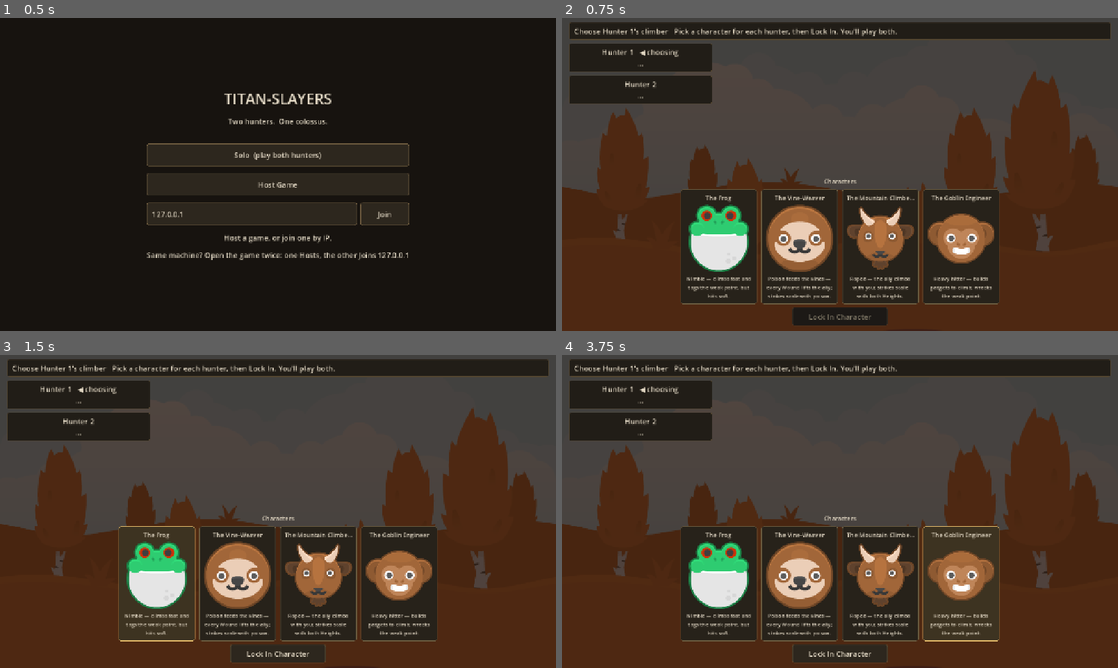
Above: before the commit, frames 1-4 (two rows, left to right).
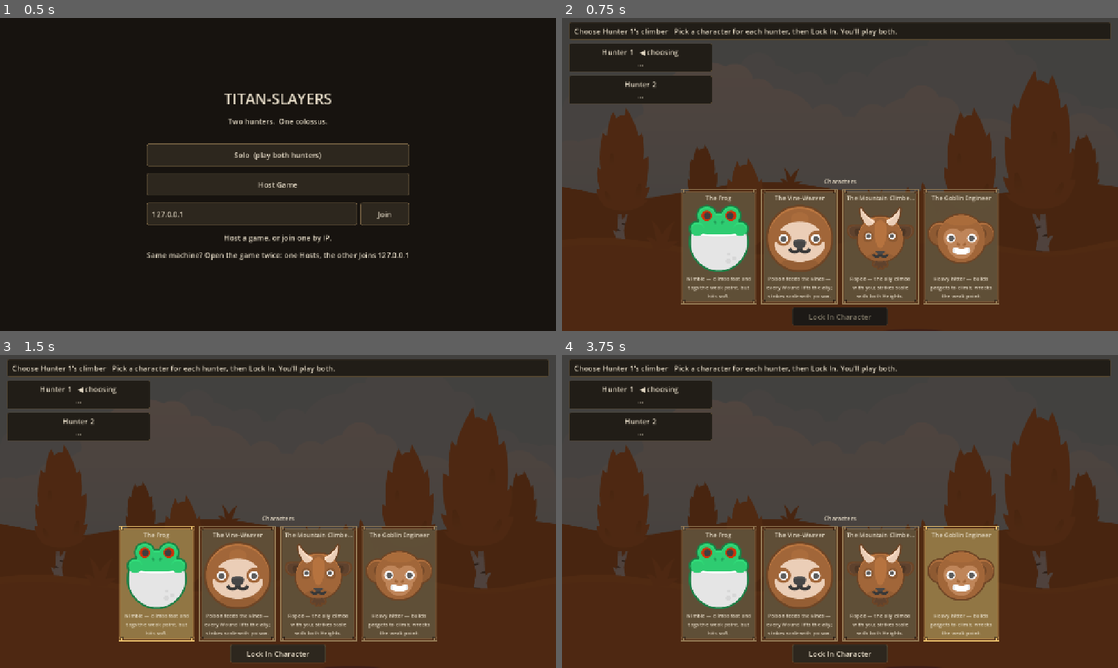
Above: after the commit, the same moments.

Repository: nbensen6/CardGame
Game: Godot game, scene res://views/menu.tscn
Two runs of this game, one before a commit and one after it. Both use one fixed random seed, a clock stepped at 60 frames per second and the inputs below.
Inputs (mouse positions are in pixels of both pictures, inside the frame that each line leads up to):
- Up to frame 1 (0.5 s): no input
- Up to frame 2 (0.75 s): click "Solo (play both hunters)" at 0.5 s
- Up to frame 3 (1.5 s): click (155, 583) at 1.27 s
- Up to frame 4 (3.75 s): click (801, 583) at 2.02 s; click (878, 583) at 2.77 s; click (962, 583) at 3.52 s

Frame 1 is identical in both runs. In frame 2, 13% of the frame differs, in the area x 21-79%, y 54-92%; in frame 3, 13%; in frame 4, 13%.

Commit message:
TASKS.md batch 1: card frames, collapsible log, ladder marker fix
1. Cards get ornate 9-slice frames baked from Kenney Fantasy UI Borders
   (dark center + tinted bronze border; hover/pressed/disabled/gold-
   selected states). Verified by screenshot — sizing intact, nothing
   clipped.
2. Log is collapsible: a "Log ▸/▾" toggle flips the ticker between the
   last 4 lines and a 16-line history (host now sends 18 lines).
3. BUG FIX (Nick's report): hunter icon vanished from the climb ladder
   on reaching the weak point — foothold can exceed the sigil height
   (cap 8 vs heights 2-6), so the marker had no rung. Markers now clamp
   to the top rung.

Co-Authored-By: Claude Opus 4.8 <noreply@anthropic.com>

Diff:
--- a/game/session/game_host.gd
+++ b/game/session/game_host.gd
@@ -195,7 +195,7 @@
 		}
 		s["round"] = c.round_num
 		s["base_energy"] = Combat.BASE_ENERGY
-		s["log"] = c.log.slice(maxi(c.log.size() - 7, 0))
+		s["log"] = c.log.slice(maxi(c.log.size() - 18, 0))  # enough for the expanded log view
 	return s
 
 func _players_public() -> Array:
--- a/game/ui/card_view.gd
+++ b/game/ui/card_view.gd
@@ -169,18 +169,34 @@
 	return l
 
 
+const FRAME_NORMAL := preload("res://assets/ui/card_normal.png")
+const FRAME_HOVER := preload("res://assets/ui/card_hover.png")
+const FRAME_PRESSED := preload("res://assets/ui/card_pressed.png")
+const FRAME_DISABLED := preload("res://assets/ui/card_disabled.png")
+const FRAME_GOLD := preload("res://assets/ui/card_gold.png")
+
+
 func _apply_frame() -> void:
-	add_theme_stylebox_override("normal", _frame(Color(0.152, 0.132, 0.104), Color(0.42, 0.36, 0.25)))
-	add_theme_stylebox_override("hover", _frame(Color(0.2, 0.17, 0.13), Color(0.66, 0.54, 0.34)))
-	add_theme_stylebox_override("pressed", _frame(Color(0.13, 0.112, 0.088), Color(0.5, 0.42, 0.28)))
-	add_theme_stylebox_override("disabled", _frame(Color(0.115, 0.105, 0.092), Color(0.26, 0.23, 0.18)))
+	add_theme_stylebox_override("normal", _tex_frame(FRAME_NORMAL))
+	add_theme_stylebox_override("hover", _tex_frame(FRAME_HOVER))
+	add_theme_stylebox_override("pressed", _tex_frame(FRAME_PRESSED))
+	add_theme_stylebox_override("disabled", _tex_frame(FRAME_DISABLED))
+
+
+## Ornate 9-slice card frame (baked from Kenney Fantasy UI Borders).
+func _tex_frame(tex: Texture2D) -> StyleBoxTexture:
+	var sb := StyleBoxTexture.new()
+	sb.texture = tex
+	sb.set_texture_margin_all(14)  # keep the corner ornaments un-stretched
+	sb.set_content_margin_all(8)
+	return sb
 
 
 ## Mark this card as the current (not yet locked) reward selection.
 func set_selected(on: bool) -> void:
 	if not on:
 		return
-	var gold := _frame(Color(0.24, 0.20, 0.13), Color(0.90, 0.74, 0.42))
+	var gold := _tex_frame(FRAME_GOLD)
 	add_theme_stylebox_override("normal", gold)
 	add_theme_stylebox_override("hover", gold)
 	add_theme_stylebox_override("pressed", gold)
--- a/game/views/combat_view.gd
+++ b/game/views/combat_view.gd
@@ -19,6 +19,7 @@
 @onready var _ladder: VBoxContainer = %Ladder
 @onready var _boss_art: TextureRect = %BossArt
 @onready var _log_label: Label = %Log
+@onready var _log_toggle: Button = %LogToggle
 @onready var _hand_label: Label = %HandLabel
 @onready var _hand_row: HBoxContainer = %Hand
 @onready var _grip_bar: PanelContainer = %GripBar
@@ -57,6 +58,7 @@
 # Card selection (Burn Coal / Catapult): tapping a selection card starts a local
 # pick flow; the chosen hand indices are bundled into one play_card. Empty = idle.
 var _selecting: Dictionary = {}
+var _log_expanded := false   # log ticker: collapsed = last 4 lines, expanded = last 16
 
 
 # --- Solo helpers (one player controls both hunters) ----------------------
@@ -97,6 +99,10 @@
 		_selected_char = ""
 		_refresh())
 	_lock_btn.pressed.connect(_on_lock)
+	_log_toggle.pressed.connect(func() -> void:
+		_log_expanded = not _log_expanded
+		_log_toggle.text = "Log ▾" if _log_expanded else "Log ▸"
+		_refresh())
 	_restart_btn.pressed.connect(func() -> void: _client.restart())
 	_menu_btn.pressed.connect(_return_to_menu)
 	_client = Session.client
@@ -238,6 +244,7 @@
 
 	_combat_audio(s)
 	_update_climb_state(s)
+	_log_toggle.visible = true
 	_show_boss_art(String(boss.get("art", "")), int(boss.get("strength", 0)) > 0)
 	_build_ladder(s)
 	_render_players(s, targeted)
@@ -500,6 +507,7 @@
 
 func _render_character_select(s: Dictionary) -> void:
 	_stop_climb()
+	_log_toggle.visible = false
 	_overlay.visible = false
 	_top_bar.visible = true
 	_boss_hp_bar.visible = false
@@ -767,10 +775,12 @@
 	return header + ("\n\n" + body if not body.is_empty() else "")
 
 
-## Combat ticker: just the last few log lines, dim, in the scene's left column.
+## Combat ticker: the last few log lines, dim, in the scene's left column.
+## The Log ▸/▾ button toggles between a 4-line ticker and a 16-line history.
 func _log_tail(s: Dictionary) -> String:
 	var log: Array = s.get("log", [])
-	return "\n".join(log.slice(maxi(log.size() - 4, 0)))
+	var n := 16 if _log_expanded else 4
+	return "\n".join(log.slice(maxi(log.size() - n, 0)))
 
 
 ## The shared climb ladder, drawn IN the scene beside the beast: one rung per
@@ -794,9 +804,10 @@
 		var row := HBoxContainer.new()
 		row.add_theme_constant_override("separation", 6)
 		row.alignment = BoxContainer.ALIGNMENT_END
-		# hunters standing at this Height
+		# hunters standing at this Height (clamped: overshooting the sigil still
+		# shows you AT the sigil — markers must never vanish off the top)
 		for p in players:
-			if int(p.get("foothold", 0)) == lvl:
+			if clampi(int(p.get("foothold", 0)), 0, height) == lvl:
 				var m := TextureRect.new()
 				m.custom_minimum_size = Vector2(30, 30)
 				m.expand_mode = TextureRect.EXPAND_IGNORE_SIZE
--- a/game/views/combat_view.tscn
+++ b/game/views/combat_view.tscn
@@ -97,6 +97,13 @@
 unique_name_in_owner = true
 layout_mode = 2
 theme_override_constants/separation = 8
+
+[node name="LogToggle" type="Button" parent="Margin/Root/Scene/LeftCol"]
+unique_name_in_owner = true
+layout_mode = 2
+size_flags_horizontal = 0
+flat = true
+text = "Log ▸"
 
 [node name="Log" type="Label" parent="Margin/Root/Scene/LeftCol"]
 unique_name_in_owner = true
Binary file added: game/assets/ui/card_disabled.png
Binary file added: game/assets/ui/card_gold.png
Binary file added: game/assets/ui/card_hover.png
Binary file added: game/assets/ui/card_normal.png
Binary file added: game/assets/ui/card_pressed.png
Not shown, changed: TASKS.md
